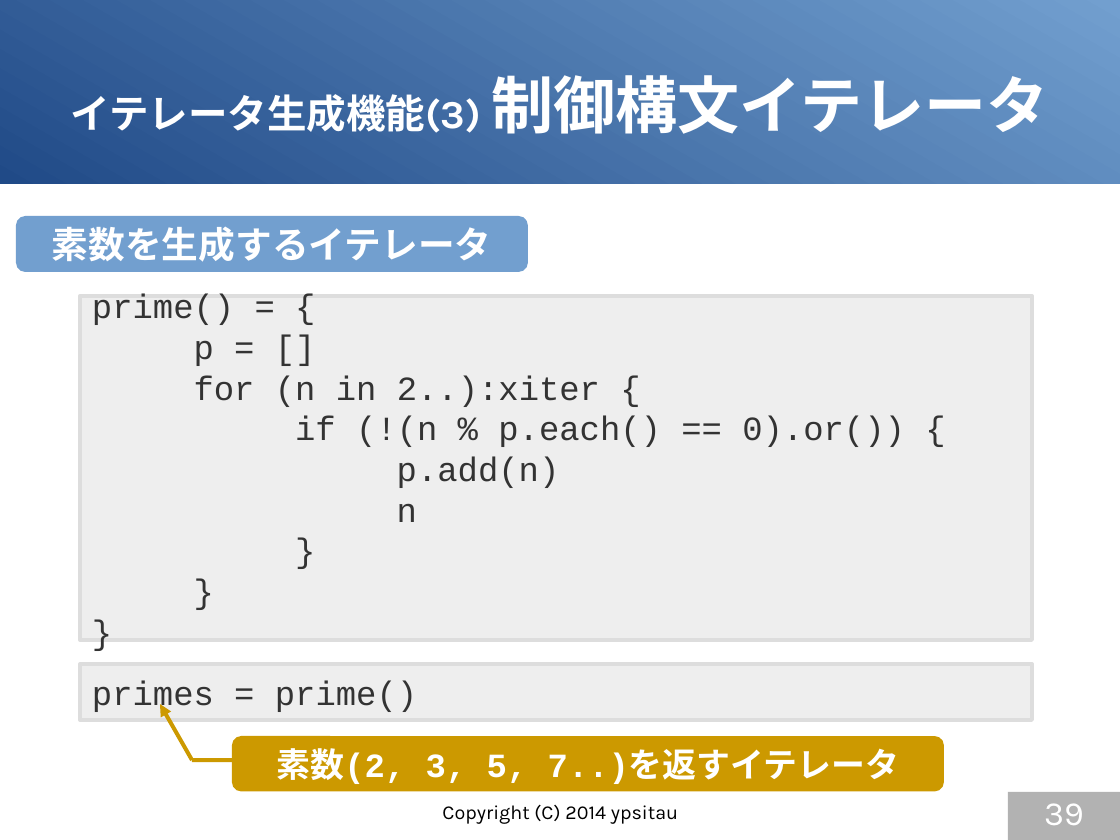
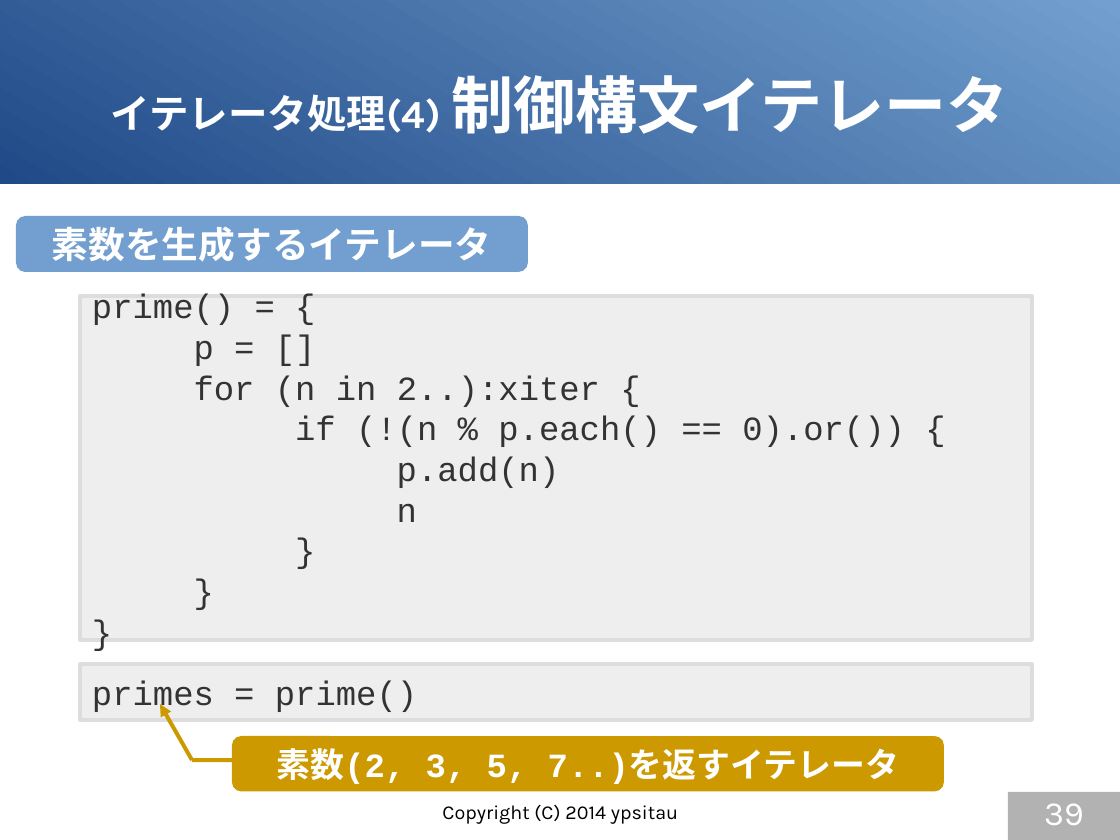
Before and after one commit to gura-lang/gura-doc, a slide deck: slide 39 of presentation/gura-introduction.odp. Drawn at 1120x840 pixels with LibreOffice and Linux fonts; fonts in the diff are those of the drawing. Boxes give left, top, right and bottom in pixels: in the first picture for what was removed or moved away, otherwise in the second. Text is boxed around its words. In the diff, an @@ line names an element or a change of style, - is before the commit and + after.

```diff
--- a/presentation/gura-introduction.odp
+++ b/presentation/gura-introduction.odp
@@ title at box(111, 75, 1009, 134): text changed @@
-イテレータ生成機能(3) 制御構文イテレータ
+イテレータ処理(4) 制御構文イテレータ
```
Also in this commit, not shown: 19 other slides changed.
